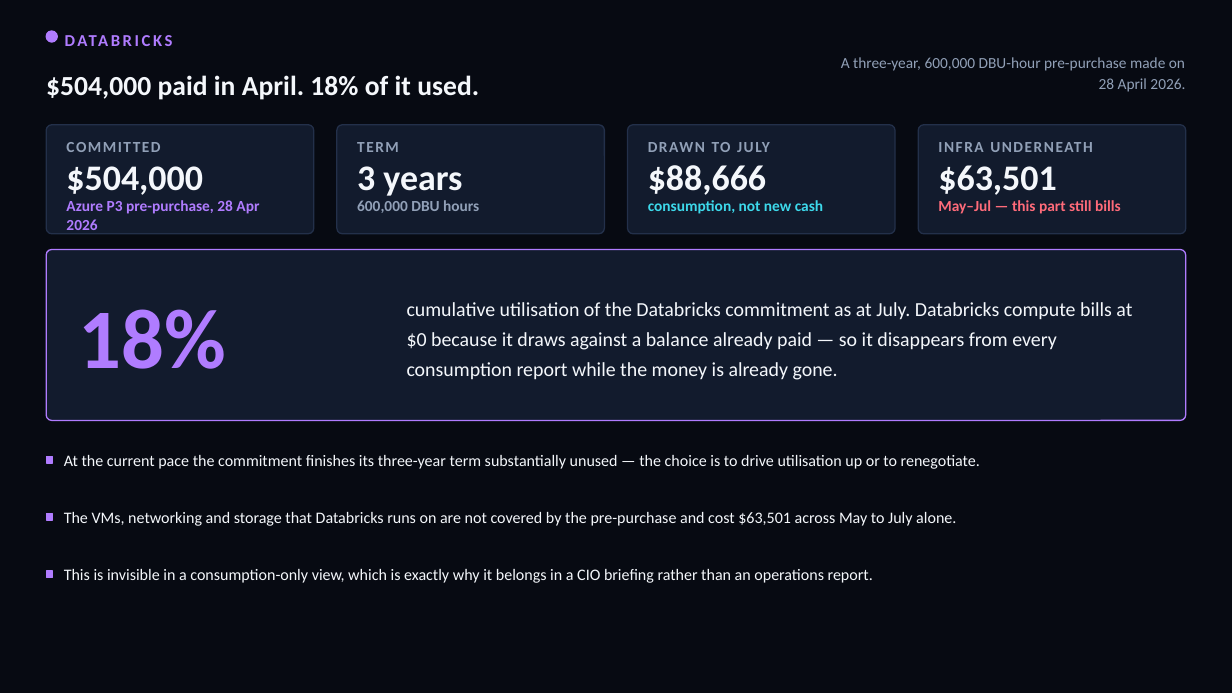
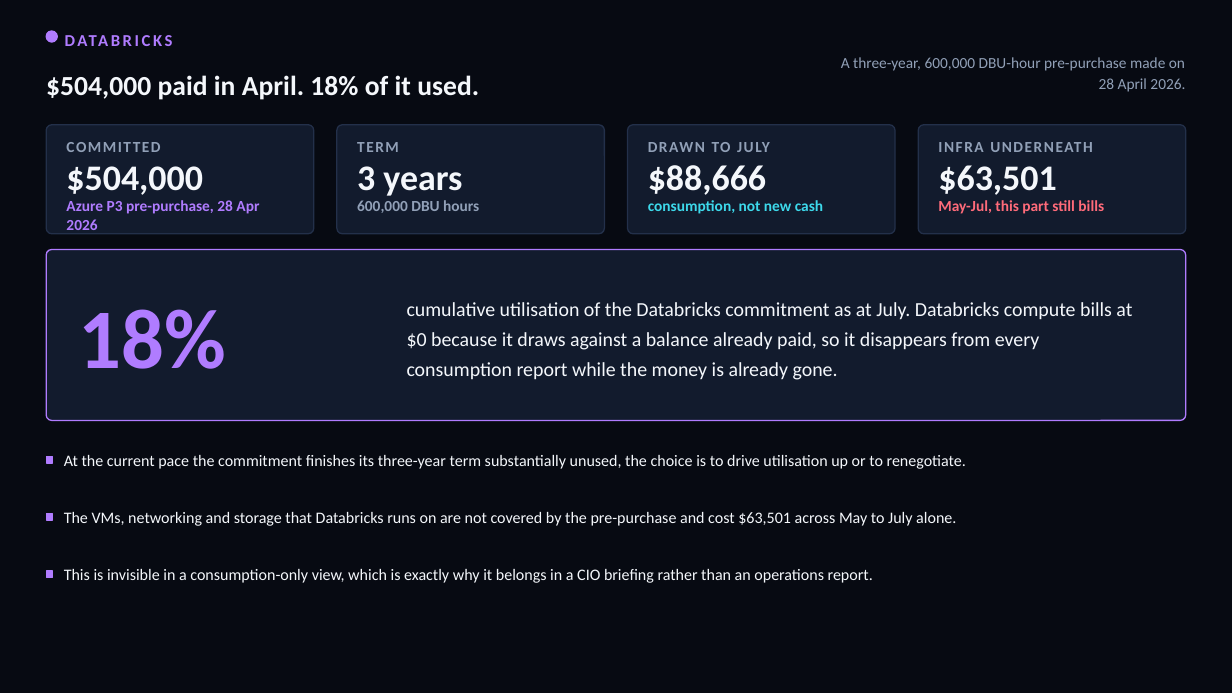
Before and after one commit to arielga5-code/Finops, a slide deck: slide 14 of deck/Harel_Cloud_Cost_CIO_v34.pptx. Drawn at 1232x693 pixels with LibreOffice and Linux fonts; fonts in the diff are those of the drawing. Boxes give left, top, right and bottom in pixels: in the first picture for what was removed or moved away, otherwise in the second. Text is boxed around its words. In the diff, an @@ line names an element or a change of style, - is before the commit and + after.

```diff
--- a/deck/Harel_Cloud_Cost_CIO_v34.pptx
+++ b/deck/Harel_Cloud_Cost_CIO_v34.pptx
@@ text at <box>938,200,1104,214</box>: text changed @@
-May–Jul — this part still bills
+May-Jul, this part still bills
@@ text at <box>407,302,1132,380</box>: text changed @@
-cumulative utilisation of the Databricks commitment as at July. Databricks compute bills at $0 because it draws against a balance already paid — so it disappears from every consumption report while the money is already gone.
+cumulative utilisation of the Databricks commitment as at July. Databricks compute bills at $0 because it draws against a balance already paid, so it disappears from every consumption report while the money is already gone.
@@ text at <box>64,455,966,469</box>: text changed @@
-At the current pace the commitment finishes its three-year term substantially unused — the choice is to drive utilisation up or to renegotiate.
+At the current pace the commitment finishes its three-year term substantially unused, the choice is to drive utilisation up or to renegotiate.
```
Also in this commit, not shown: 32 other slides changed, 11 other files.
